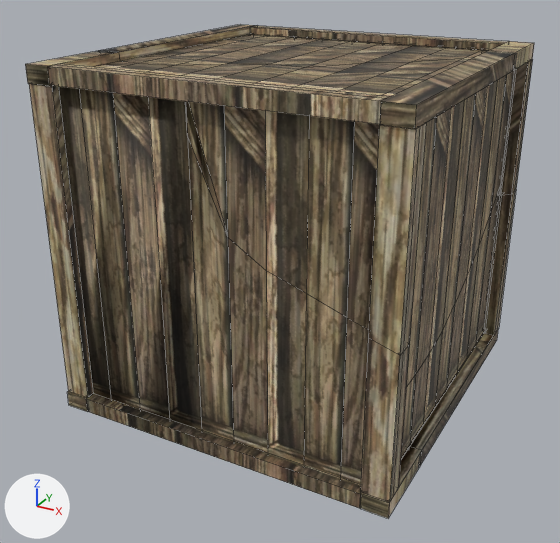
A saved change to the OBJ model applications/bbm-a2/render-data/crate/wooden_crate.obj.
Rendered twice from a 50 mm lens placed at (1.91, -3.48, 1.33), pointed at (0.44, -0.8, -0.01). The axes (+X, +Y, +Z) are drawn at lower left. The lights are the same throughout. Mesh edges are drawn as thin lines. Where no turn or scale is listed for an object, it has been applied to the vertices. Vertices at the same position are counted once.

The older version as bpy lines, for what is in view:
```python
me_wooden_crate = bpy.data.meshes.new('wooden_crate')
me_wooden_crate.from_pydata(...)  # 568 vertices, 702 faces; spans x -0.256..1.215, y -1.428..0.044, z -0.551..0.888
me_wooden_crate.materials.append(mat_wood_crate_tex)
ob_wooden_crate = bpy.data.objects.new('wooden_crate', me_wooden_crate)
ob_wooden_crate.location = (0.0, 0.0, 0.0)
```
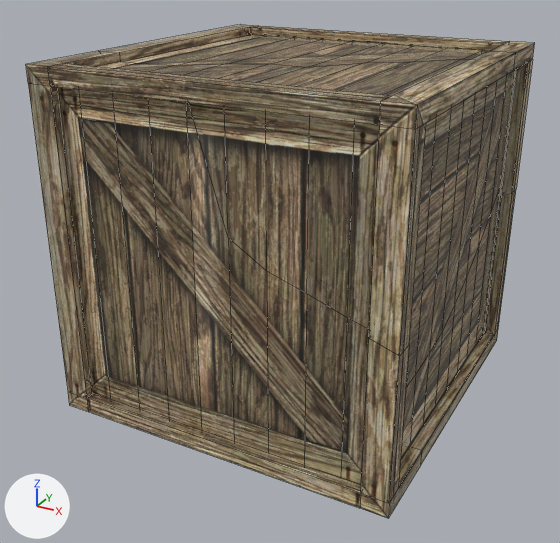
Commit message: changed crate to noah's version

Edits to the scene script, one JSON object a line:
```json
{"block": "me_wooden_crate", "where": "# used by ob_wooden_crate; location = (0.0, 0.0, 0.0)"}
{"op": "remove", "block": "me_wooden_crate", "code": "me_wooden_crate.from_pydata(...)  # 568 vertices, 702 faces; spans x -0.256..1.215, y -1.428..0.044, z -0.551..0.888"}
{"op": "add", "block": "me_wooden_crate", "code": "me_wooden_crate.from_pydata(...)  # 524 vertices, 606 faces; spans x -0.255..1.214, y -1.425..0.042, z -0.551..0.888"}
{"block": "me_wooden_crate", "change": "me_wooden_crate part 1: 29 vertices moved from x -0.256..1.213, y -1.385..0.002, z -0.551..0.888 to x -0.255..1.214, y -1.385..0.002, z -0.551..0.888; 164 vertices removed from x -0.256..1.215, y -1.428..0.044, z -0.551..0.888; 120 vertices added at x -0.255..1.214, y -1.425..0.042, z -0.551..0.888"}
{"block": "me_wooden_crate", "change": "me_wooden_crate part 2: 385 kept faces spanning x -0.255..1.214, y -1.385..0.002, z -0.551..0.888 get new texture (UV) coordinates"}
```

Pixel boxes (x1, y1, x2, y2) of what changed, in the pictures (560 x 543 px; the box of a moved part takes in the faces that stretch with it):
```json
{"object": "wooden_crate", "change": "reshaped", "before": [25, 25, 534, 518], "after": [26, 25, 535, 518]}
{"part": 1, "of": "me_wooden_crate", "change": "moved or reshaped", "before": [25, 25, 534, 518], "after": [26, 25, 535, 518]}
{"part": 2, "of": "me_wooden_crate", "change": "surface changed", "before": [59, 36, 515, 484], "after": [59, 36, 515, 484]}
```
